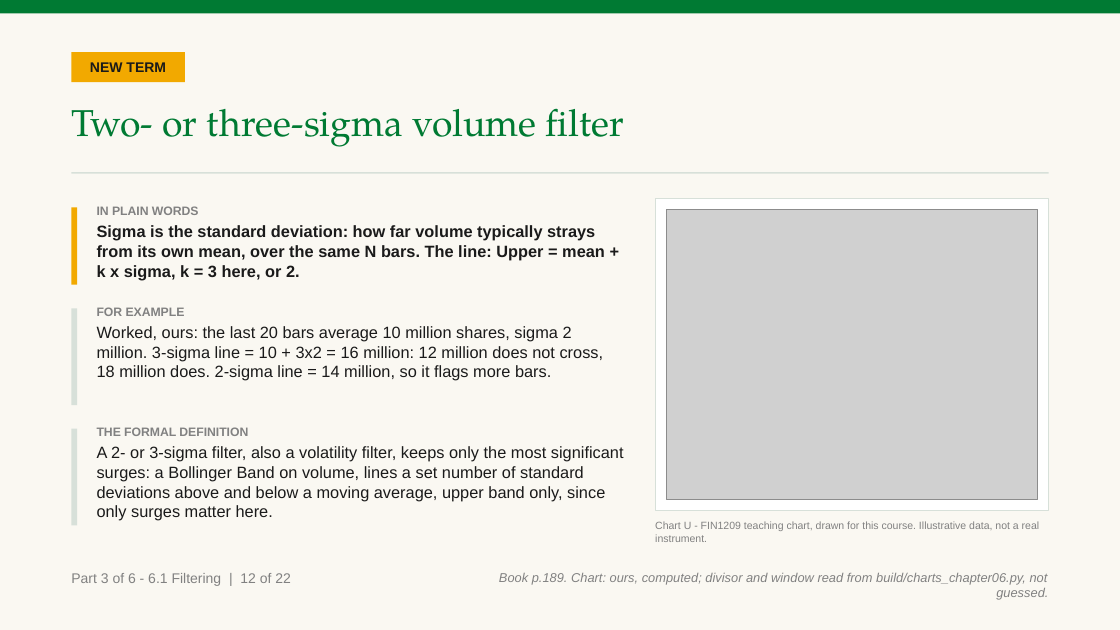
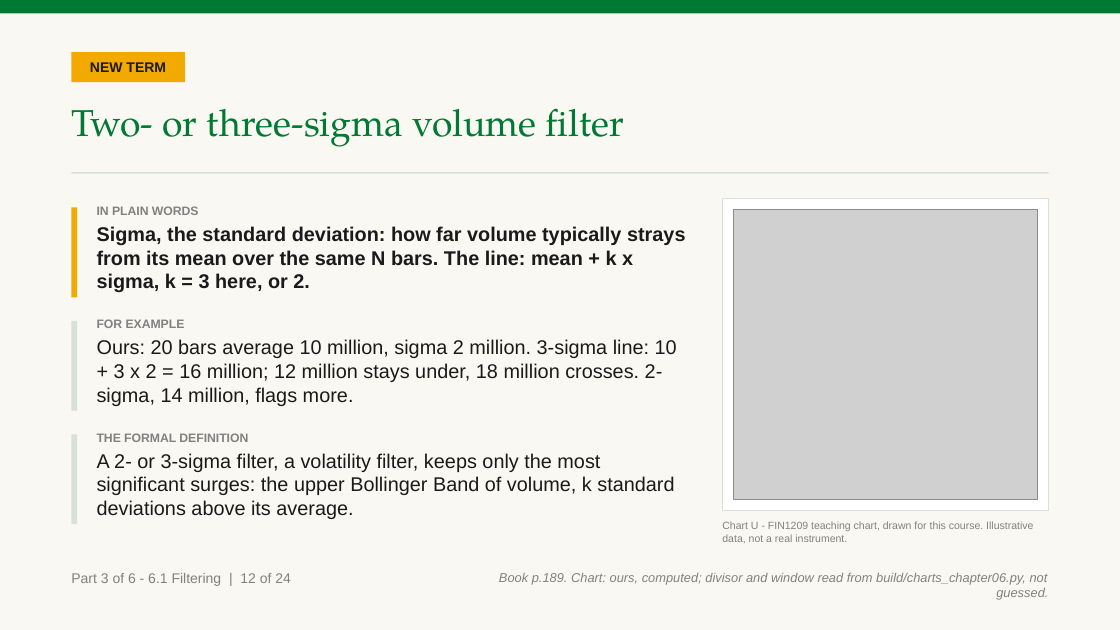
Before and after one commit to benjiesotelo-sudo/Telos_FIN1209, a slide deck: slide 65 of chapter-06/FIN1209-Chapter-06-Student-Edition.pptx. Drawn at 1120x630 pixels with LibreOffice and Linux fonts; fonts in the diff are those of the drawing; grey boxes stand for pictures. Boxes give left, top, right and bottom in pixels: in the first picture for what was removed or moved away, otherwise in the second. Text is boxed around its words. In the diff, an @@ line names an element or a change of style, - is before the commit and + after.

```diff
--- a/chapter-06/FIN1209-Chapter-06-Student-Edition.pptx
+++ b/chapter-06/FIN1209-Chapter-06-Student-Edition.pptx
@@ rectangle: place and size @@
-rectangle at (71, 208, 77, 285)
+rectangle at (71, 208, 77, 297)
@@ rectangle: place and size @@
-rectangle at (655, 198, 1049, 511)
+rectangle at (723, 198, 1049, 511)
@@ picture: place and size @@
-picture at (666, 209, 1038, 500)
+picture at (734, 209, 1038, 500)
@@ text at (97, 226, 685, 292): text changed; size 14 to 17 pt @@
-Sigma is the standard deviation: how far volume typically strays from its own mean, over the same N bars. The line: Upper = mean + k x sigma, k = 3 here, or 2.
+Sigma, the standard deviation: how far volume typically strays from its mean over the same N bars. The line: mean + k x sigma, k = 3 here, or 2.
@@ rectangle: place and size @@
-rectangle at (71, 308, 77, 405)
+rectangle at (71, 321, 77, 411)
@@ text "FOR EXAMPLE": place and size @@
-text "FOR EXAMPLE" at (97, 307, 604, 381)
+text "FOR EXAMPLE" at (97, 319, 677, 406)
@@ text at (97, 339, 677, 406): text changed; size 14 to 17 pt @@
-Worked, ours: the last 20 bars average 10 million shares, sigma 2 million. 3-sigma line = 10 + 3x2 = 16 million: 12 million does not cross, 18 million does. 2-sigma line = 14 million, so it flags more bars.
+Ours: 20 bars average 10 million, sigma 2 million. 3-sigma line: 10 + 3 x 2 = 16 million; 12 million stays under, 18 million crosses. 2-sigma, 14 million, flags more.
@@ rectangle: place and size @@
-rectangle at (71, 429, 77, 525)
+rectangle at (71, 434, 77, 524)
@@ text at (97, 453, 674, 519): text changed; size 14 to 17 pt @@
-A 2- or 3-sigma filter, also a volatility filter, keeps only the most significant surges: a Bollinger Band on volume, lines a set number of standard deviations above and below a moving average, upper band only, since only surges matter here.
+A 2- or 3-sigma filter, a volatility filter, keeps only the most significant surges: the upper Bollinger Band of volume, k standard deviations above its average.
@@ text "Chart U - FIN1209 teaching ..." rewrapped from (655, 521, 1040, 542) to (722, 521, 1033, 543) @@
@@ text at (71, 573, 291, 586): text changed @@
-Part 3 of 6 - 6.1 Filtering | 12 of 22
+Part 3 of 6 - 6.1 Filtering | 12 of 24
```
Also in this commit, not shown: 49 other slides changed, 4 slides added, 3 other files.
